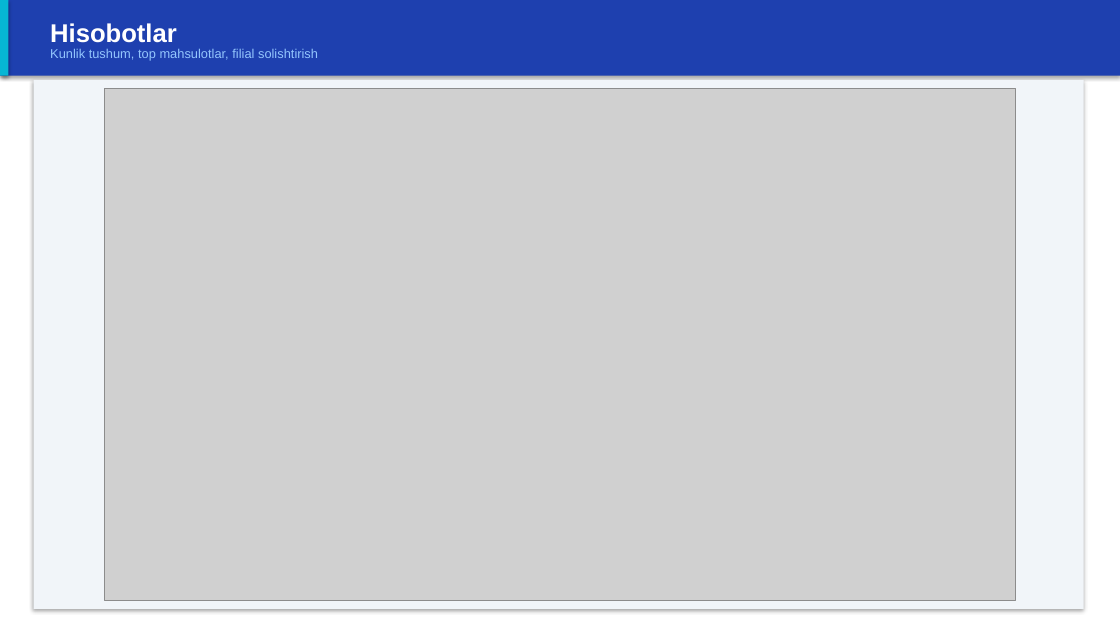
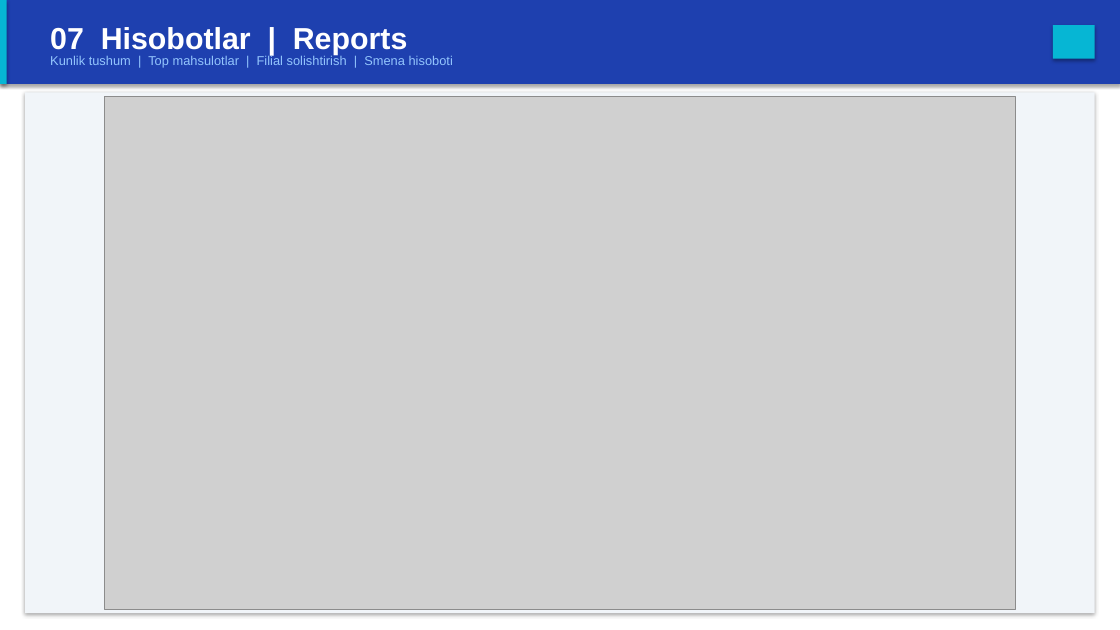
Before and after one commit to AI-automatization/Pos-cosmetics, a slide deck: slide 12 of docs/RAOS_Admin_Panel_Guide.pptx (slide 26 before the commit). Drawn at 1120x630 pixels with LibreOffice and Linux fonts; fonts in the diff are those of the drawing; grey boxes stand for pictures. Boxes give left, top, right and bottom in pixels: in the first picture for what was removed or moved away, otherwise in the second. Text is boxed around its words. In the diff, an @@ line names an element or a change of style, - is before the commit and + after.

```diff
--- a/docs/RAOS_Admin_Panel_Guide.pptx
+++ b/docs/RAOS_Admin_Panel_Guide.pptx
@@ rectangle: place and size @@
-rectangle at (0, 0, 1120, 76)
+rectangle at (0, 0, 1120, 84)
@@ rectangle: place and size @@
-rectangle at (0, 0, 8, 76)
+rectangle at (0, 0, 7, 84)
@@ text at (50, 27, 408, 55): text changed; size 22 to 26 pt @@
-Hisobotlar
+07 Hisobotlar | Reports
@@ rectangle added at (1053, 25, 1095, 59), fill #06B6D4 @@
@@ text at (50, 55, 453, 68): text changed @@
-Kunlik tushum, top mahsulotlar, filial solishtirish
+Kunlik tushum | Top mahsulotlar | Filial solishtirish | Smena hisoboti
@@ rectangle: place and size @@
-rectangle at (34, 80, 1084, 609)
+rectangle at (25, 92, 1095, 613)
@@ picture: place and size @@
-picture at (104, 88, 1015, 601)
+picture at (104, 97, 1015, 609)
```
Also in this commit, not shown: 13 other slides changed, 13 slides added, 25 slides removed, 44 other files.
